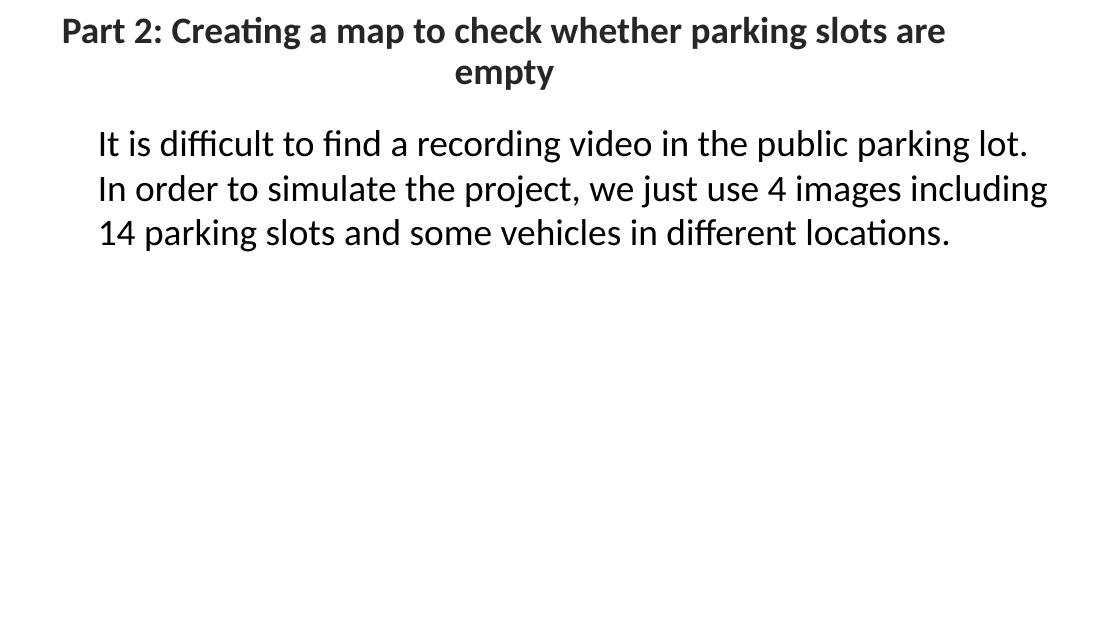
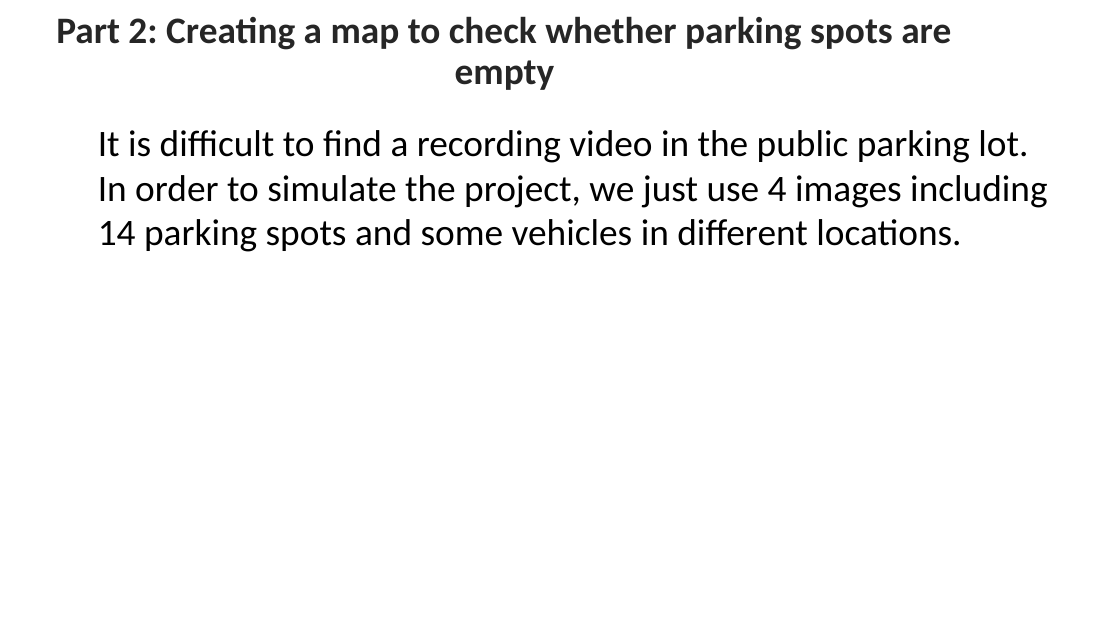
Before and after one commit to MenghuaXie/M202AFinalProject, a slide deck: slide 1 of 202_final_presentation.pptx. Drawn at 1120x630 pixels with LibreOffice and Linux fonts; fonts in the diff are those of the drawing. Boxes give left, top, right and bottom in pixels: in the first picture for what was removed or moved away, otherwise in the second. Text is boxed around its words. In the diff, an @@ line names an element or a change of style, - is before the commit and + after.

```diff
--- a/202_final_presentation.pptx
+++ b/202_final_presentation.pptx
@@ title at [56,16,951,90]: text changed @@
-Part 2: Creating a map to check whether parking slots are empty
+Part 2: Creating a map to check whether parking spots are empty
@@ text at [98,219,961,252]: text changed @@
-14 parking slots and some vehicles in different locations.
+14 parking spots and some vehicles in different locations.
```
Also in this commit, not shown: 4 other slides changed, 1 other file.
